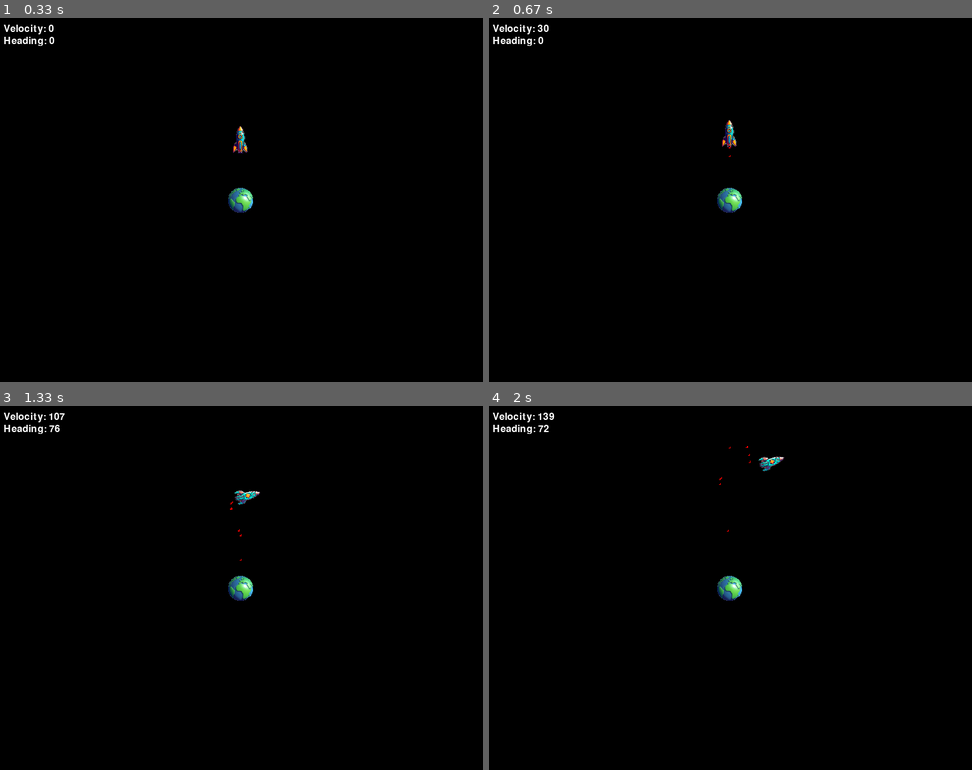
Above: before the commit, frames 1-4 (two rows, left to right).
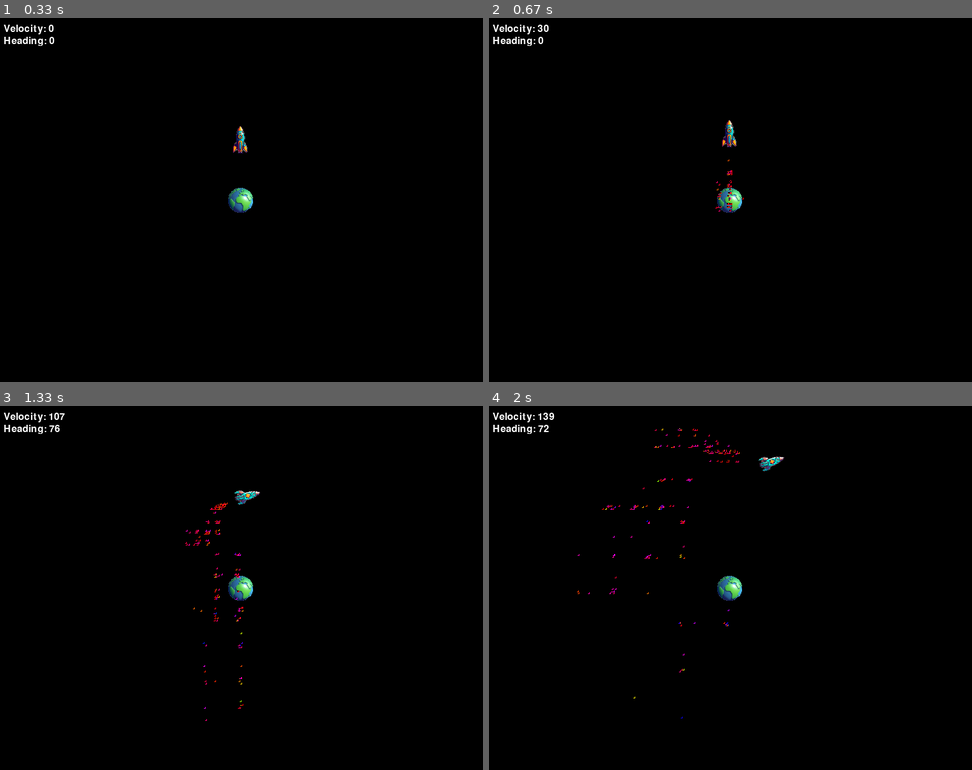
Above: after the commit, the same moments.

Repository: kws/pygame_rocket
Game: pygame game, started from pygame_rocket/__main__.py
Same seed, same stepped clock (60 frames per second), same inputs: the game is played once before the commit and once after it.
Inputs:
- Up to frame 1 (0.33 s): no input
- Up to frame 2 (0.67 s): tap Space at 0.33 s
- Up to frame 3 (1.33 s): hold Right 0.67-1.13 s; tap Space at 0.73, 1.03, 1.23 s; tap S at 0.82 s; hold Right from 1.17 s (still down)
- Up to frame 4 (2 s): tap Space at 1.53, 1.73 s; release Right at 1.63 s; hold Left from 1.67 s (still down)

Frame 1 is identical in both runs. In frame 2, less than 0.1% of the frame differs, in the area x 46-53%, y 35-54%; in frame 3, 0.2%; in frame 4, 0.2%, in the area x 18-55%, y 6-86%.

Commit message:
Make exhaust a bit more exciting

Diff:
--- a/pygame_rocket/rocket.py
+++ b/pygame_rocket/rocket.py
@@ -11,6 +11,7 @@
         super().__init__()
 
         self.velocity = velocity
+        self.color = pygame.Color("red")
 
         self.image = pygame.Surface([3, 3], pygame.SRCALPHA)
         self.image = self.image.convert_alpha()
@@ -28,6 +29,12 @@
             self.kill()
         else:
             self.rect.center = self.rect.center + self.velocity * dt
+            h, s, v, a = self.color.hsva
+            h += random.randrange(-10, 10)
+            self.color.hsva = (h % 360, s, v, a)
+            self.image.fill((0, 0, 0, 255))
+            pygame.draw.circle(self.image, self.color, (1, 1), 3, 2)
+
 
 
 
@@ -117,14 +124,25 @@
     def fire(self, thrust=0.01):
         heading = self.heading
         thrust_vector = -heading * thrust
-        nozzle_vector = heading * self.rect.width / 2
+        nozzle_vector = heading * self.rect.width * 0.65
 
-        nozzle_position = self.rect.center + nozzle_vector
         if self.particle_group:
-            self.particle_group.add(Particle(
-                nozzle_position,
-                self.velocity - thrust_vector * 3,
-            ))
+            for _ in range(25):
+                if random.random() > thrust*100 :
+                    continue
+
+                nozzle_position = pygame.math.Vector2(self.rect.center)
+                nozzle_position.x += random.randint(-3, 3)
+                nozzle_position += nozzle_vector
+
+                rotation = random.random() * 20 - 10
+                particle_heading = heading.rotate(rotation)
+                particle_velocity = particle_heading * (0.1 + random.random() * 0.2)
+
+                self.particle_group.add(Particle(
+                    nozzle_position,
+                    self.velocity + particle_velocity
+                ))
 
         self.velocity += thrust_vector
 
